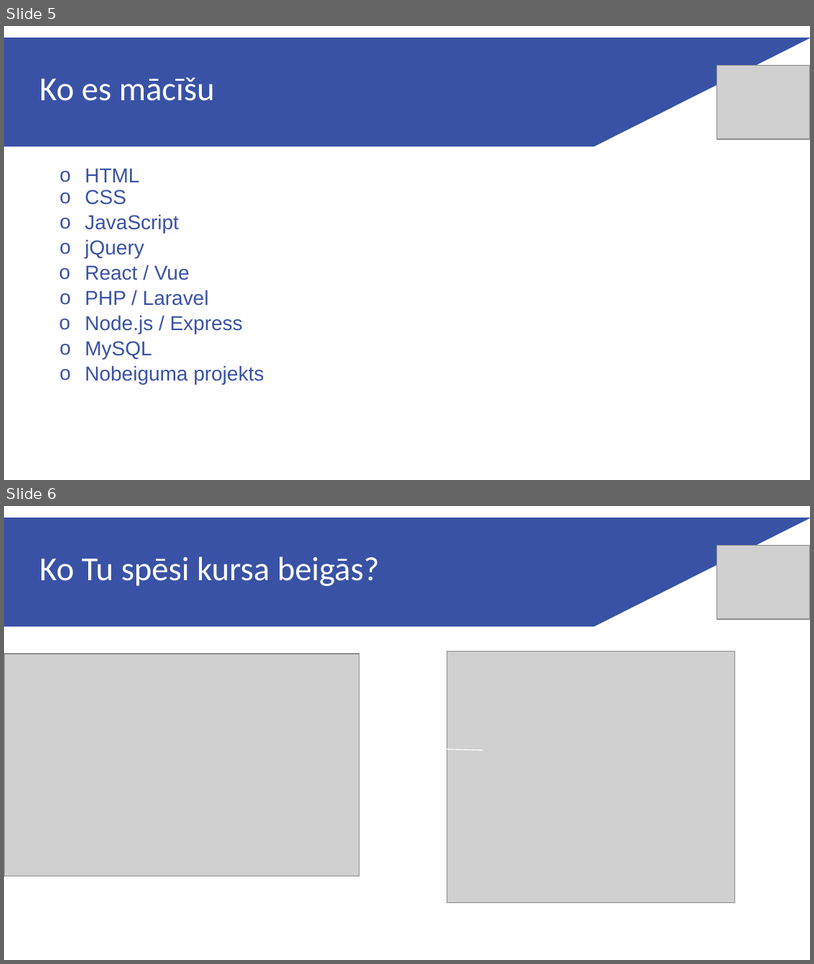
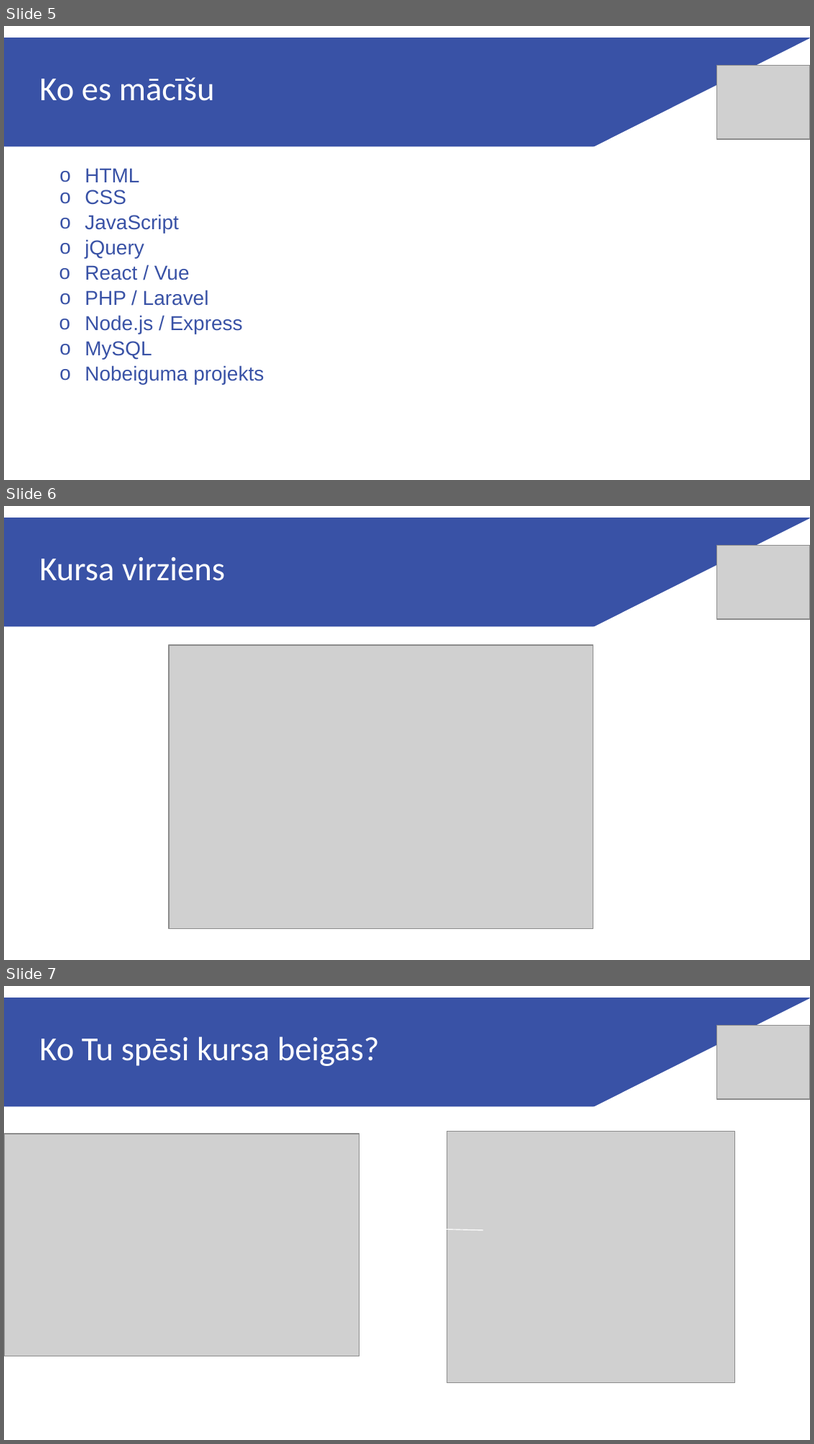
Before and after one commit to ValRCS/RCS_WebDev_BootCamp, a slide deck: WEB NVA_01.10.2018.pptx. Shown one above the other, each under a label of ours: slides 5 and 6 before the commit, slides 5, 6 and 7 after it. The pictures are 814x964 and 814x1444 pixels, drawn with LibreOffice and Linux fonts; fonts in the diff are those of the drawing; grey boxes stand for pictures. Boxes give left, top, right and bottom in pixels: in the first picture for what was removed or moved away, otherwise in the second. Text is boxed around its words. In the diff, an @@ line names an element or a change of style, - is before the commit and + after.

```diff
--- a/WEB NVA_01.10.2018.pptx
+++ b/WEB NVA_01.10.2018.pptx
@@ slide 6 added at (4,506,810,960), background #FFFFFF; not listed: 1 template element that a slide beside it also shows @@
@@ right triangle added at (594,519,810,628), fill #FFFFFF, outline #FFFFFF 1 pt @@
@@ picture added at (718,546,810,620) @@
@@ title added at (39,557,225,581), 30 pt, text #FFFFFF @@
+Kursa virziens
@@ picture added at (168,645,594,928) @@
@@ line added from (89, 741) to (483, 750), #FFFFFF 0.75 pt @@
@@ what was slide 6 is now slide 7 @@
```
Also in this commit, not shown: 1 other file.
